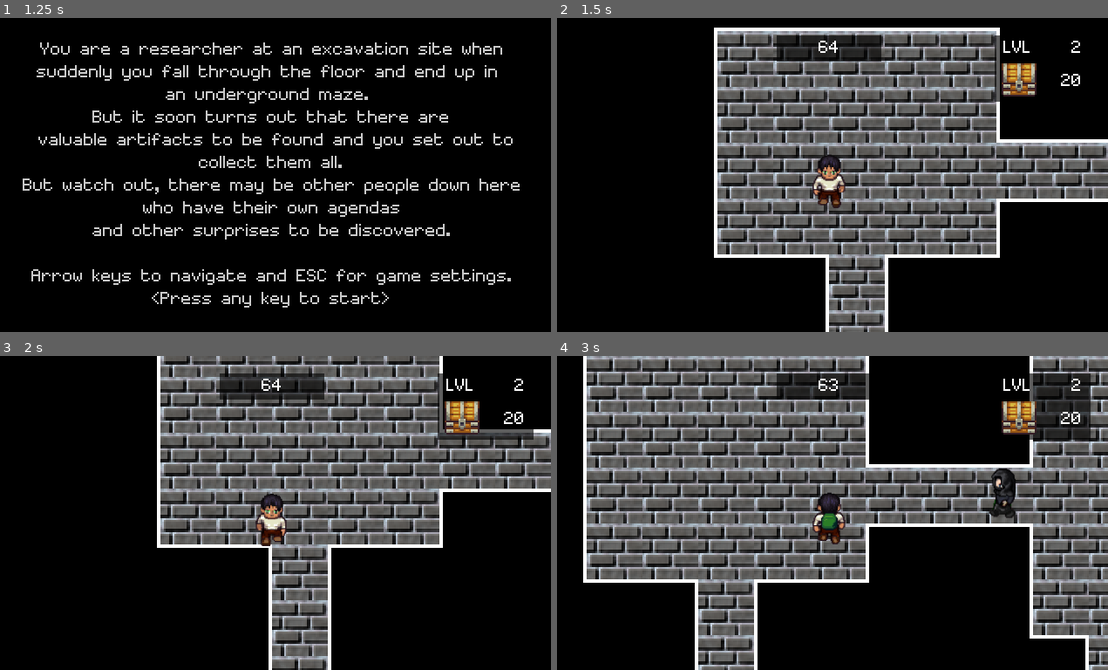
Above: before the commit, frames 1-4 (two rows, left to right).
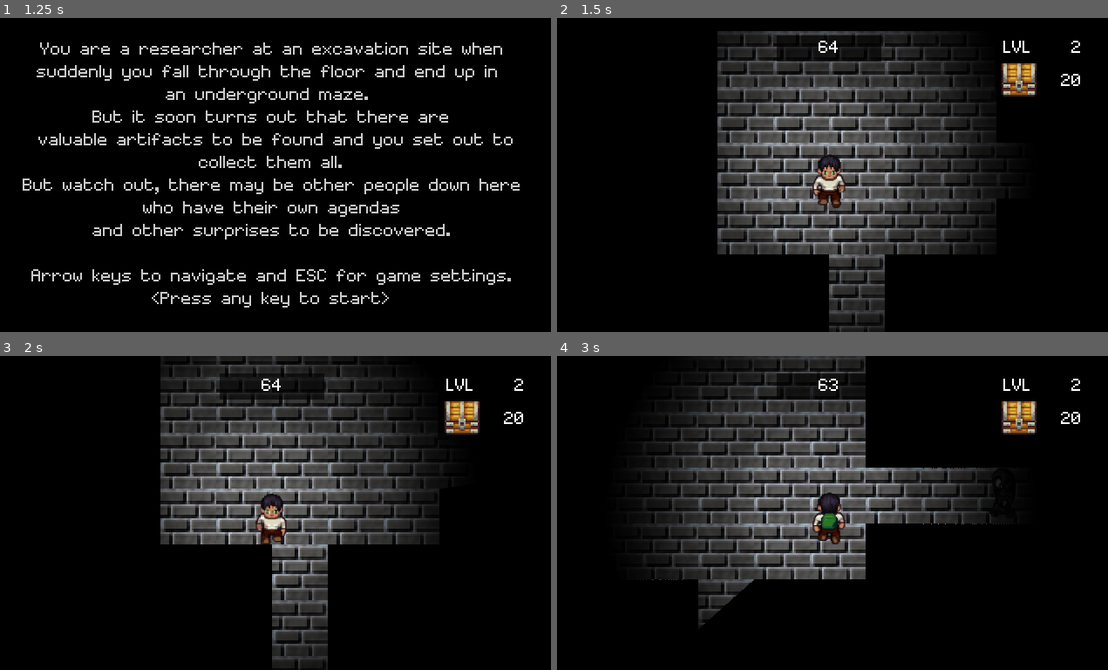
Above: after the commit, the same moments.

Repository: alittek/AC31009-Game
Game: Godot game, scene res://Scenes/StartScreen.tscn
The game is run twice, just before and just after one commit, with the same random seed, the same clock (stepped at 60 frames per second) and the same inputs.
Inputs:
- Up to frame 1 (1.25 s): tap Enter at 0.5 s; hold Right (move_right) from 0.53 s (still down); tap Space (interact) at 0.6 s
- Up to frame 2 (1.5 s): release Right (move_right) at 1.28 s; hold Down (move_down) from 1.28 s (still down); tap Space (interact) at 1.35 s
- Up to frame 3 (2 s): keep holding Down (move_down)
- Up to frame 4 (3 s): release Down (move_down) at 2.03 s; hold Right (move_right) 2.03-2.78 s; tap Space (interact) at 2.1, 2.85 s; hold Up (move_up) from 2.78 s (still down)

Frame 1 is identical in both runs. In frame 2, 29% of the frame differs, in the area x 28-100%, y 3-100%; in frame 3, 26%; in frame 4, 43%, in the area x 4-100%, y 0-100%.

Commit message:
darkness working with light

Diff:
--- /dev/null
+++ b/Scenes/Darkness.tscn
@@ -0,0 +1,4 @@
+[gd_scene format=2]
+
+[node name="CanvasModulate" type="CanvasModulate"]
+color = Color( 0, 0, 0, 1 )
--- a/Scenes/Map.tscn
+++ b/Scenes/Map.tscn
@@ -628,24 +628,13 @@
 [node name="CanvasLayer" parent="." instance=ExtResource( 1 )]
 
 [node name="TileBack" type="TileMap" parent="."]
-tile_set = SubResource( 97 )
+tile_set = SubResource( 1 )
 cell_size = Vector2( 32, 32 )
 format = 1
 tile_data = PoolIntArray( -393224, 0, 0, -393223, 0, 0, -393222, 0, 0, -393221, 0, 0, -393220, 0, 0, -393219, 0, 0, -39 …(35161 unchanged characters)…
 
 [node name="TileMap" type="TileMap" parent="."]
-tile_set = SubResource( 48 )
+tile_set = SubResource( 96 )
 cell_size = Vector2( 32, 32 )
 format = 1
 tile_data = PoolIntArray( -196614, 0, 0, -196613, 0, 1, -196612, 0, 1, -196611, 0, 1, -196610, 0, 1, -196609, 0, 1, -26 …(36528 unchanged characters)…
-
-[node name="Darkness" type="ColorRect" parent="."]
-visible = false
-margin_left = -300.0
-margin_top = -200.0
-margin_right = 1700.0
-margin_bottom = 1200.0
-color = Color( 0.105882, 0.0941176, 0.0941176, 0.913725 )
-__meta__ = {
-"_edit_use_anchors_": false
-}
--- a/Scenes/Player.tscn
+++ b/Scenes/Player.tscn
@@ -136,18 +136,17 @@
 scale = Vector2( 0.5, 0.5 )
 script = ExtResource( 1 )
 
+[node name="Light2D" type="Light2D" parent="."]
+scale = Vector2( 0.5, 0.5 )
+texture = ExtResource( 4 )
+shadow_enabled = true
+
 [node name="Sprite" type="Sprite" parent="."]
 texture = ExtResource( 2 )
 vframes = 4
 hframes = 8
 frame = 4
 region_rect = Rect2( 20, 15, 40, 65 )
-
-[node name="Light2D" type="Light2D" parent="."]
-visible = false
-scale = Vector2( 0.5, 0.5 )
-texture = ExtResource( 4 )
-shadow_enabled = true
 
 [node name="AnimationPlayer" type="AnimationPlayer" parent="."]
 anims/Idle_down = SubResource( 1 )
--- a/Scripts/Player.gd
+++ b/Scripts/Player.gd
@@ -72,4 +72,4 @@
 		return
 	Global.set_artifacts(newArti)
 	ui.update_artNb_text(Global.artifacts)
-	get_node("Light2D").show()
+	#get_node("Light2D").show()
--- a/Scripts/World.gd
+++ b/Scripts/World.gd
@@ -4,6 +4,7 @@
 const Exit = preload("res://Scenes/ExitDoor.tscn")
 const NPC = preload("res://Scenes/NPC.tscn")
 const Chest = preload("res://Scenes/Chest.tscn")
+const Darkness = preload("res://Scenes/Darkness.tscn")
 onready var timer_label = get_tree().root.get_node("WorldMap/CanvasLayer/LevelUI/Timer/Label_timer")
 
 # max sizes for world
@@ -105,6 +106,8 @@
 	print("chests: " + str(nbChests))
 	print("______________")
 
+	turn_dark()
+
 	walker.queue_free()
 	for location in map:
 			tileMap.set_cellv(location, -1)
@@ -128,6 +131,10 @@
 		objects.append(vector)
 		return true
 
+func turn_dark():
+	var dark = Darkness.instance()
+	add_child(dark)
+
 func _on_timer_timeout():
 	emit_signal("death")
 	Global.reset_values()
Not shown: 4 places in Scenes/Map.tscn that only renumber resources
